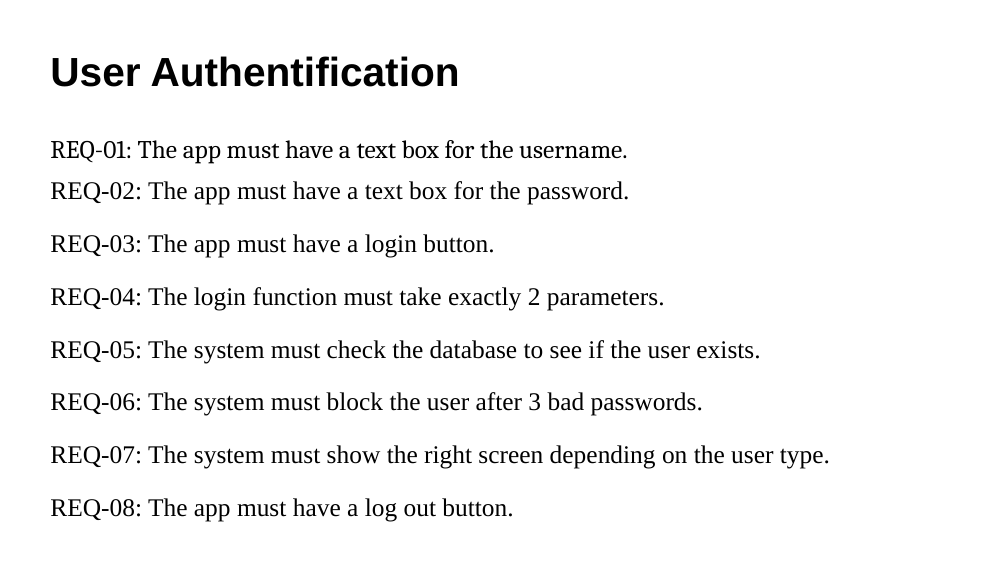
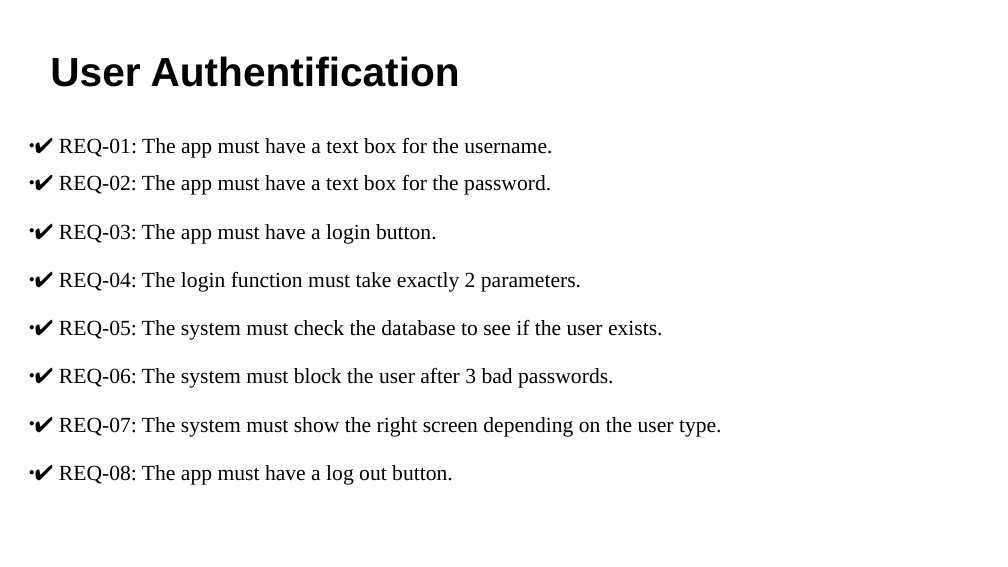
Before and after one commit to AlexandruCristianGeorgeSerban/Project-II-Transport-Company, a slide deck: slide 2 of Software Development/Functionalities.pptx. Drawn at 1008x567 pixels with LibreOffice and Linux fonts; fonts in the diff are those of the drawing. Boxes give left, top, right and bottom in pixels: in the first picture for what was removed or moved away, otherwise in the second. Text is boxed around its words. In the diff, an @@ line names an element or a change of style, - is before the commit and + after.

```diff
--- a/Software Development/Functionalities.pptx
+++ b/Software Development/Functionalities.pptx
@@ text at (59,137,722,485): text changed; size 20 to 17 pt @@
-REQ-01: The app must have a text box for the username.
-REQ-02: The app must have a text box for the password.
-REQ-03: The app must have a login button.
-REQ-04: The login function must take exactly 2 parameters.
-REQ-05: The system must check the database to see if the user exists.
-REQ-06: The system must block the user after 3 bad passwords.
-REQ-07: The system must show the right screen depending on the user type.
-REQ-08: The app must have a log out button.
+● ✔ REQ-01: The app must have a text box for the username.
+● ✔ REQ-02: The app must have a text box for the password.
+● ✔ REQ-03: The app must have a login button.
+● ✔ REQ-04: The login function must take exactly 2 parameters.
+● ✔ REQ-05: The system must check the database to see if the user exists.
+● ✔ REQ-06: The system must block the user after 3 bad passwords.
+● ✔ REQ-07: The system must show the right screen depending on the user type.
+● ✔ REQ-08: The app must have a log out button.
```
Also in this commit, not shown: 10 other slides changed, 2 slides added, 1 slide removed.
